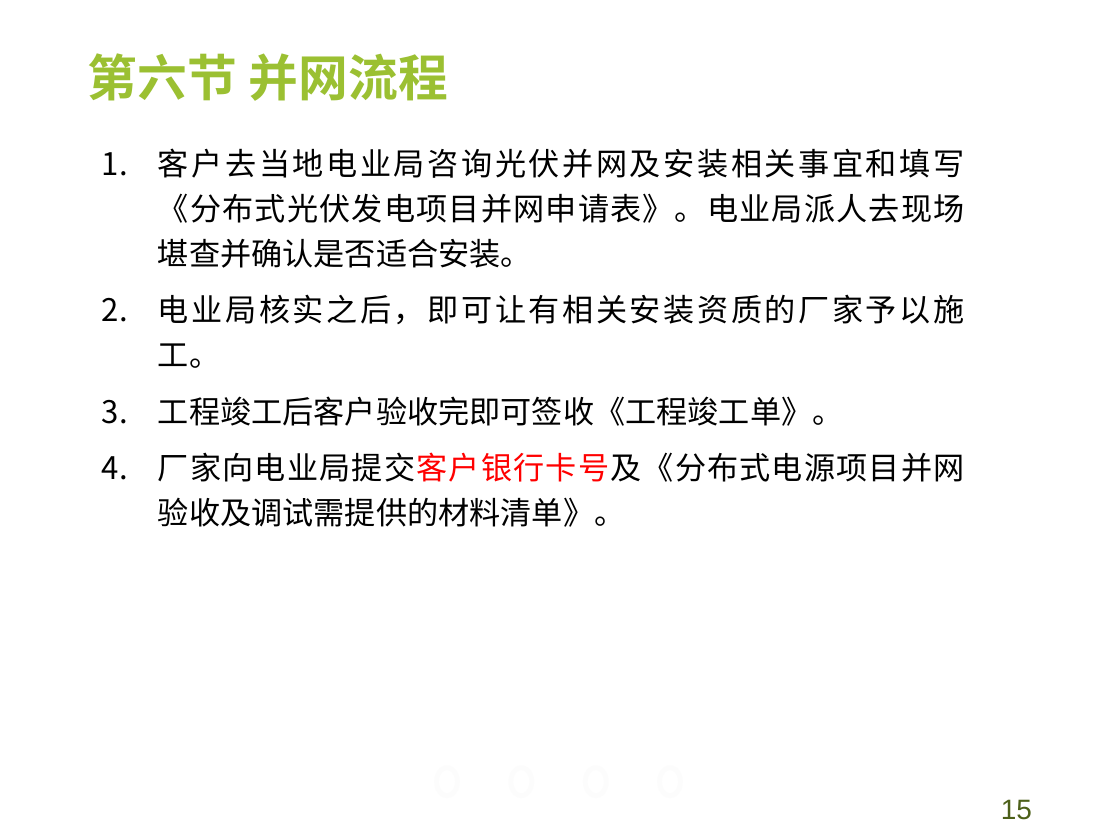
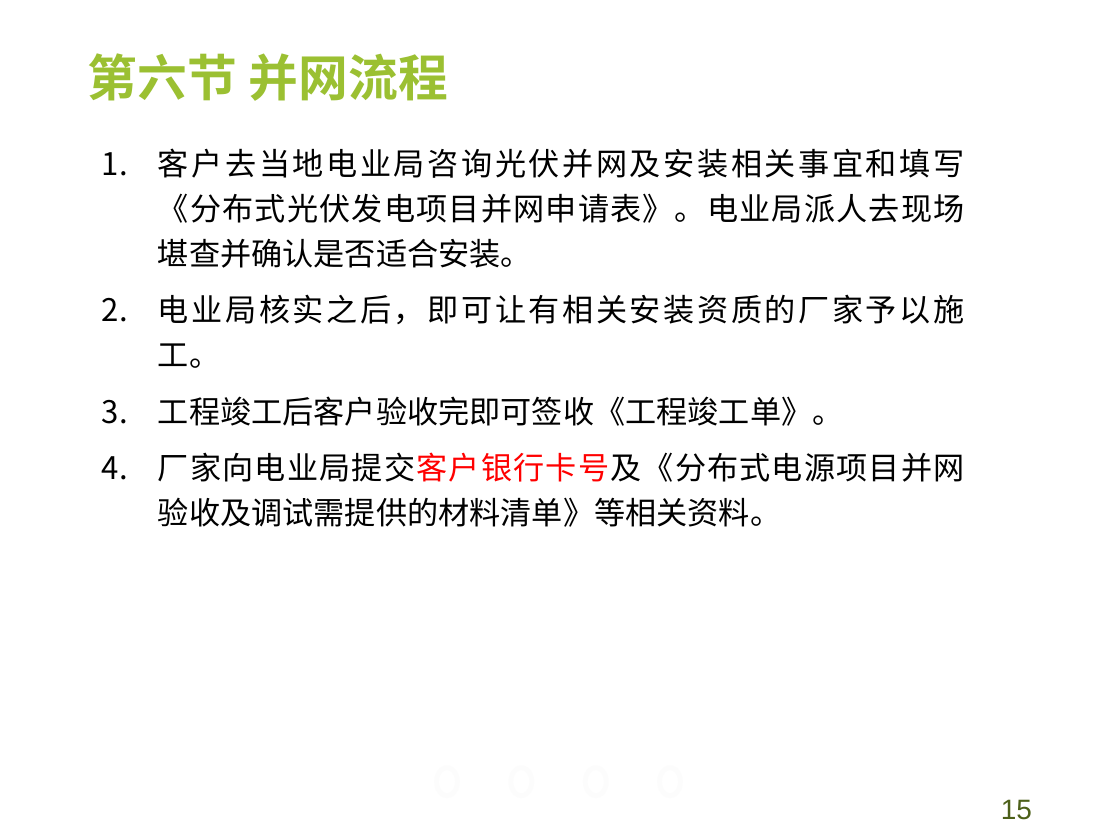
Before and after one commit to crawlingtosea/hkgn, a slide deck: slide 15 of 宜家太阳能展示.ppt. Drawn at 1120x840 pixels with LibreOffice and Linux fonts; fonts in the diff are those of the drawing; background and template pictures are left out. Boxes give left, top, right and bottom in pixels: in the first picture for what was removed or moved away, otherwise in the second. Text is boxed around its words. In the diff, an @@ line names an element or a change of style, - is before the commit and + after.

Commit message:
@cts

```diff
--- a/宜家太阳能展示.ppt
+++ b/宜家太阳能展示.ppt
@@ text at [158, 452, 965, 527]: text changed @@
-4. 厂家向电业局提交客户银行卡号及《分布式电源项目并网验收及调试需提供的材料清单》。
+4. 厂家向电业局提交客户银行卡号及《分布式电源项目并网验收及调试需提供的材料清单》等相关资料。
```
Also in this commit, not shown: 1 other slide changed, 2 slides added, 1 slide removed.
